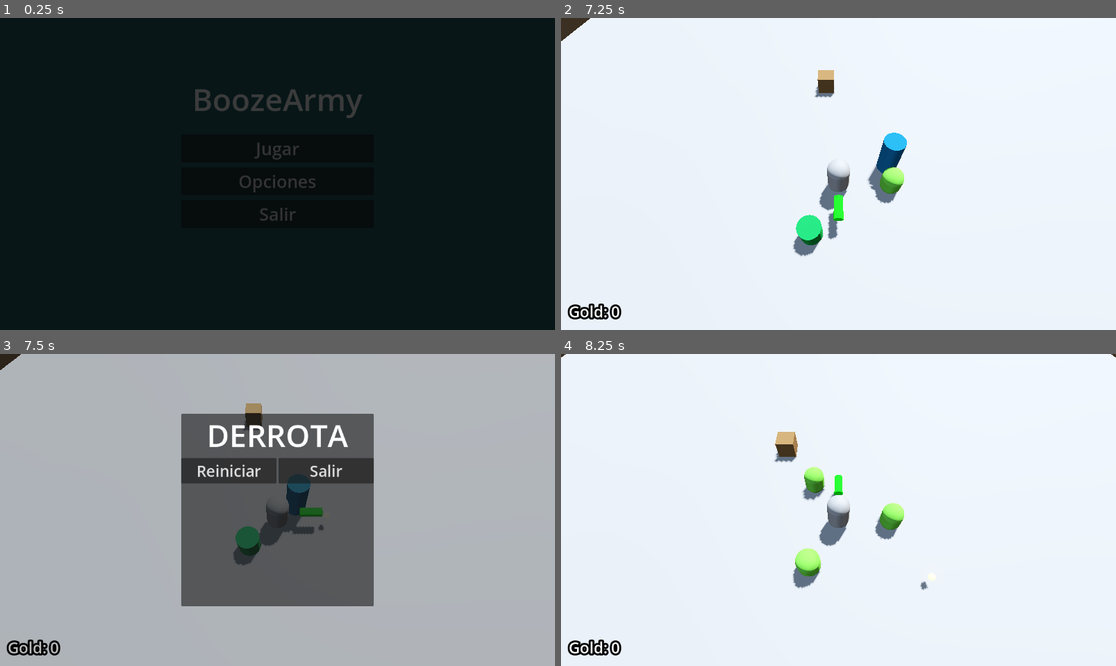
Above: before the commit, frames 1-4 (two rows, left to right).
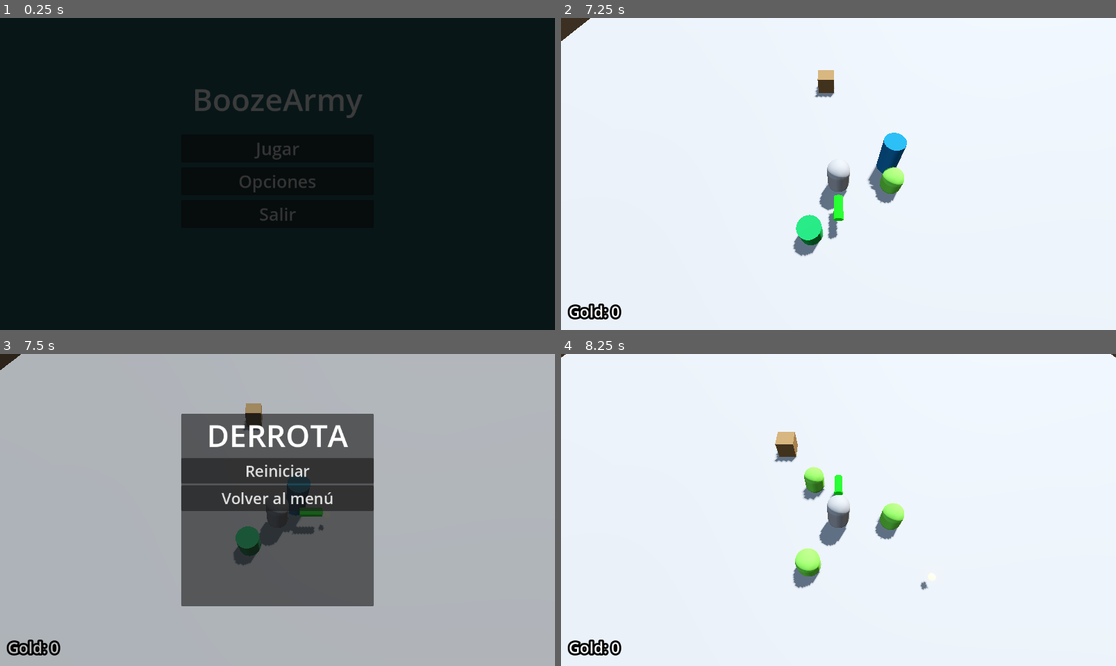
Above: after the commit, the same moments.

Repository: Ra-vanTech/ProjectBoozeArmy
Game: Godot game, scene res://ui/menu_screen/main_menu.tscn
Same seed, same stepped clock (60 frames per second), same inputs: the game is played once before the commit and once after it.
Inputs (mouse positions are in pixels of both pictures, inside the frame that each line leads up to):
- Up to frame 1 (0.25 s): no input
- Up to frame 2 (7.25 s): click "Jugar" at 0.5 s; click "Jugar" at 1.25 s; move the mouse to (960, 158) at 2.02 s; hold D (move_right) 2.03-2.78 s; tap Q (despawn_dwarf) at 2.1, 4.35, 6.6 s; tap Space (jump) at 2.27, 3.02, 4.52, 5.27, 6.02 s; move the mouse to (727, 189) at 2.77 s; hold S (move_back) 2.78-3.53 s; right-click (727, 189) at 2.85 s; move the mouse to (894, 105) at 3.52 s; hold D (move_right) 3.53-4.28 s; tap E (spawn_dwarf) at 3.6, 5.85 s; move the mouse to (810, 236) at 4.27 s; hold W (move_forward) 4.28-5.03 s; move the mouse to (1005, 220) at 5.02 s; hold A (move_left) 5.03-6.53 s; right-click (1005, 220) at 5.1 s; move the mouse to (672, 127) at 5.77 s; move the mouse to (866, 174) at 6.52 s; hold S (move_back) from 6.53 s (still down)
- Up to frame 3 (7.5 s): move the mouse to (194, 432) at 7.27 s; release S (move_back) at 7.28 s; hold D (move_right) from 7.28 s (still down); right-click (194, 432) at 7.35 s
- Up to frame 4 (8.25 s): tap Space (jump) at 7.52 s; release D (move_right) at 8 s; click "Reiniciar" at 8 s

Frames 1-2 are identical in both runs. In frame 3, 3.1% of the frame differs, in the area x 32-68%, y 33-51%; in frame 4, nothing differs.

Commit message:
[feat] Implementación de transiciones a la pantalla de menú

Diff:
--- a/ui/death_screen/death_screen_overlay.gd
+++ b/ui/death_screen/death_screen_overlay.gd
@@ -2,8 +2,15 @@
 
 
 func _on_quit_button_pressed() -> void:
-	get_tree().quit()
+	Engine.time_scale = 1
+	$TransitionScreen.show()
+	$TransitionScreen/AnimationPlayer.play("fade_in")
+	$TransitionScreen/Timer.start()
 
 
 func _on_retry_button_pressed() -> void:
 	get_tree().reload_current_scene()
+
+
+func _on_timer_timeout() -> void:
+	get_tree().change_scene_to_file("res://ui/menu_screen/main_menu.tscn")
--- a/ui/death_screen/death_screen_overlay.tscn
+++ b/ui/death_screen/death_screen_overlay.tscn
@@ -1,6 +1,7 @@
 [gd_scene format=3 uid="uid://boste4rk3c3ai"]
 
-[ext_resource type="Script" uid="uid://ca856bnushfij" path="res://ui/death_screen/death_screen_overlay.gd" id="1_fxgi5"]
+[ext_resource type="Script" uid="uid://drklkyspyef1v" path="res://ui/death_screen/death_screen_overlay.gd" id="1_fxgi5"]
+[ext_resource type="PackedScene" uid="uid://y3x718oqi51u" path="res://ui/transitions/black_fade_in_out/transition_screen.tscn" id="2_a3w8d"]
 
 [node name="DeathScreenOverlay" type="CanvasLayer" unique_id=618409675 groups=["death_screen"]]
 script = ExtResource("1_fxgi5")
@@ -34,20 +35,24 @@
 horizontal_alignment = 1
 vertical_alignment = 1
 
+[node name="RetryButton" type="Button" parent="CenterContainer/PanelContainer/VBoxContainer" unique_id=803778361]
+layout_mode = 2
+theme_override_font_sizes/font_size = 32
+text = "Reiniciar"
+
+[node name="QuitButton" type="Button" parent="CenterContainer/PanelContainer/VBoxContainer" unique_id=1877272323]
+layout_mode = 2
+theme_override_font_sizes/font_size = 32
+text = "Volver al menú"
+
 [node name="HBoxContainer" type="HBoxContainer" parent="CenterContainer/PanelContainer/VBoxContainer" unique_id=1579468399]
 layout_mode = 2
 
-[node name="RetryButton" type="Button" parent="CenterContainer/PanelContainer/VBoxContainer/HBoxContainer" unique_id=803778361]
-layout_mode = 2
-size_flags_horizontal = 3
-theme_override_font_sizes/font_size = 32
-text = "Reiniciar"
+[node name="TransitionScreen" parent="." unique_id=2001532765 instance=ExtResource("2_a3w8d")]
+visible = false
 
-[node name="QuitButton" type="Button" parent="CenterContainer/PanelContainer/VBoxContainer/HBoxContainer" unique_id=1877272323]
-layout_mode = 2
-size_flags_horizontal = 3
-theme_override_font_sizes/font_size = 32
-text = "Salir"
+[node name="Timer" type="Timer" parent="TransitionScreen" unique_id=2134109868]
 
-[connection signal="pressed" from="CenterContainer/PanelContainer/VBoxContainer/HBoxContainer/RetryButton" to="." method="_on_retry_button_pressed"]
-[connection signal="pressed" from="CenterContainer/PanelContainer/VBoxContainer/HBoxContainer/QuitButton" to="." method="_on_quit_button_pressed"]
+[connection signal="pressed" from="CenterContainer/PanelContainer/VBoxContainer/RetryButton" to="." method="_on_retry_button_pressed"]
+[connection signal="pressed" from="CenterContainer/PanelContainer/VBoxContainer/QuitButton" to="." method="_on_quit_button_pressed"]
+[connection signal="timeout" from="TransitionScreen/Timer" to="." method="_on_timer_timeout"]
--- a/ui/pause_screen/pause_screen_overlay.gd
+++ b/ui/pause_screen/pause_screen_overlay.gd
@@ -4,7 +4,10 @@
 
 
 func _on_quit_button_pressed() -> void:
-	get_tree().quit()
+	Engine.time_scale = 1
+	$TransitionScreen.show()
+	$TransitionScreen/AnimationPlayer.play("fade_in")
+	$TransitionScreen/Timer.start()
 
 
 func _on_continue_button_pressed() -> void:
@@ -14,3 +17,7 @@
 func _visibility_changed():
 	pass
 	visible = false
+
+
+func _on_timer_timeout() -> void:
+	get_tree().change_scene_to_file("res://ui/menu_screen/main_menu.tscn")
--- a/ui/pause_screen/pause_screen_overlay.tscn
+++ b/ui/pause_screen/pause_screen_overlay.tscn
@@ -1,6 +1,7 @@
 [gd_scene format=3 uid="uid://gu5kxa188pwq"]
 
-[ext_resource type="Script" uid="uid://cejxt138hnfwg" path="res://ui/pause_screen/pause_screen_overlay.gd" id="1_ck31h"]
+[ext_resource type="Script" uid="uid://7ayribdk6ax1" path="res://ui/pause_screen/pause_screen_overlay.gd" id="1_ck31h"]
+[ext_resource type="PackedScene" uid="uid://y3x718oqi51u" path="res://ui/transitions/black_fade_in_out/transition_screen.tscn" id="2_5ls14"]
 
 [node name="PauseScreenOverlay" type="CanvasLayer" unique_id=1578907965 groups=["pause_screen"]]
 script = ExtResource("1_ck31h")
@@ -34,20 +35,23 @@
 horizontal_alignment = 1
 vertical_alignment = 1
 
-[node name="HBoxContainer" type="HBoxContainer" parent="CenterContainer/PanelContainer/VBoxContainer" unique_id=1691895062]
-layout_mode = 2
-
-[node name="ContinueButton" type="Button" parent="CenterContainer/PanelContainer/VBoxContainer/HBoxContainer" unique_id=1381139591]
+[node name="ContinueButton" type="Button" parent="CenterContainer/PanelContainer/VBoxContainer" unique_id=1381139591]
 layout_mode = 2
 size_flags_horizontal = 3
 theme_override_font_sizes/font_size = 32
 text = "Continuar"
 
-[node name="QuitButton" type="Button" parent="CenterContainer/PanelContainer/VBoxContainer/HBoxContainer" unique_id=1520677710]
+[node name="QuitButton" type="Button" parent="CenterContainer/PanelContainer/VBoxContainer" unique_id=1520677710]
 layout_mode = 2
 size_flags_horizontal = 3
 theme_override_font_sizes/font_size = 32
-text = "Salir"
+text = "Volver al menú"
 
-[connection signal="pressed" from="CenterContainer/PanelContainer/VBoxContainer/HBoxContainer/ContinueButton" to="." method="_on_continue_button_pressed"]
-[connection signal="pressed" from="CenterContainer/PanelContainer/VBoxContainer/HBoxContainer/QuitButton" to="." method="_on_quit_button_pressed"]
+[node name="TransitionScreen" parent="." unique_id=2001532765 instance=ExtResource("2_5ls14")]
+visible = false
+
+[node name="Timer" type="Timer" parent="TransitionScreen" unique_id=431745424]
+
+[connection signal="pressed" from="CenterContainer/PanelContainer/VBoxContainer/ContinueButton" to="." method="_on_continue_button_pressed"]
+[connection signal="pressed" from="CenterContainer/PanelContainer/VBoxContainer/QuitButton" to="." method="_on_quit_button_pressed"]
+[connection signal="timeout" from="TransitionScreen/Timer" to="." method="_on_timer_timeout"]
